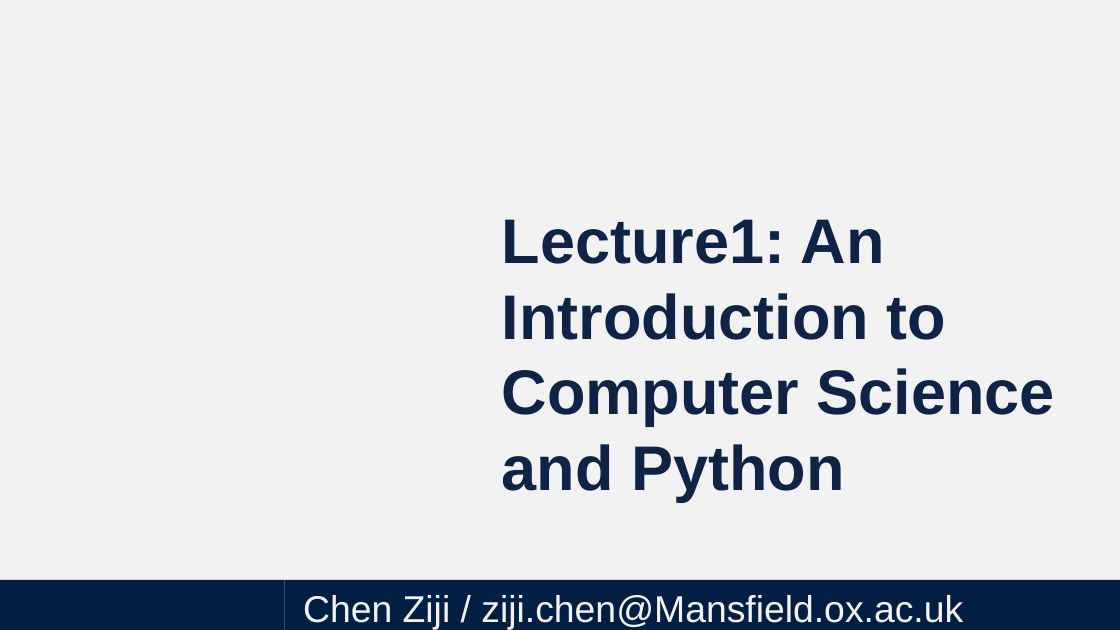
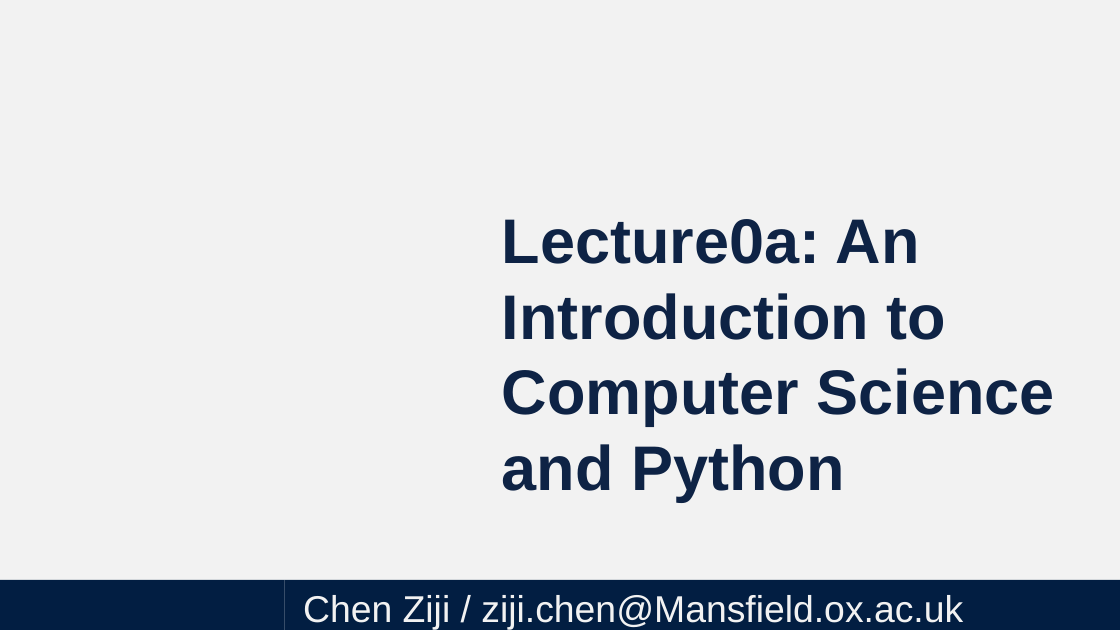
Before and after one commit to ChenZijiSubset/coding_class, a slide deck: slide 3 of Lecture0IntroCS.pptx. Drawn at 1120x630 pixels with LibreOffice and Linux fonts; fonts in the diff are those of the drawing; background and template pictures are left out. Boxes give left, top, right and bottom in pixels: in the first picture for what was removed or moved away, otherwise in the second. Text is boxed around its words. In the diff, an @@ line names an element or a change of style, - is before the commit and + after.

```diff
--- a/Lecture0IntroCS.pptx
+++ b/Lecture0IntroCS.pptx
@@ title at <box>502,219,1055,501</box>: text changed @@
-Lecture1: An Introduction to Computer Science and Python
+Lecture0a: An Introduction to Computer Science and Python
```
Also in this commit, not shown: 2 other slides changed, 16 slides added, 1 other file.
